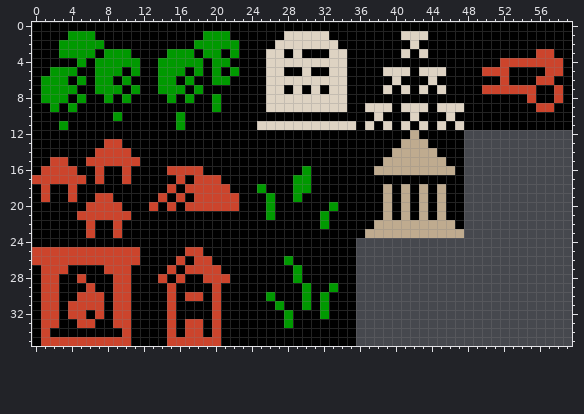
Pixel-art sprite -- resources/world.png. The picture above was drawn from the file before the commit.
The file is 60x36 pixels.
The result:
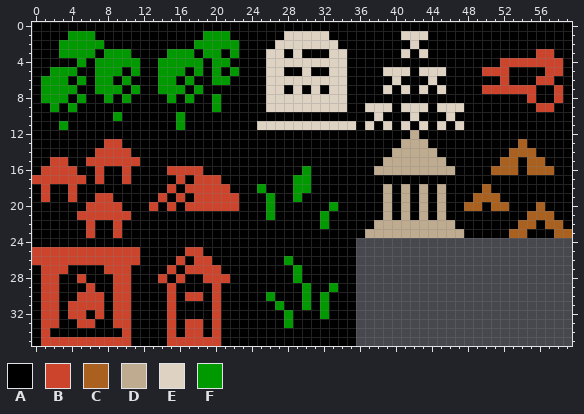
Palette (. is transparent): A #000000  B #cc442c  C #aa6120  D #bfab8f  E #ded3c3  F #009900
Edits made:
@@ x 46..59 @@
 11 AEAAAAAAAAAAAA
-12 AA............
-13 AA............
-14 AA............
-15 AA............
-16 DA............
-17 AA............
-18 AA............
-19 AA............
-20 AA............
-21 AA............
-22 DA............
-23 DD............
+12 AAAAAAAAAAAAAA
+13 AAAAAAAACAAAAA
+14 AAAAAAACCCAAAA
+15 AAAAAACCACCAAA
+16 DAAAACCCACCCAA
+17 AAAAAAAAAAAAAA
+18 AAAACAAAAAAAAA
+19 AAACCCAAAAAAAA
+20 AACCACCAAACAAA
+21 AAAAAAAAACCCAA
+22 DAAAAAAACCACCA
+23 DDAAAAACCAAACC
 24 ..............
